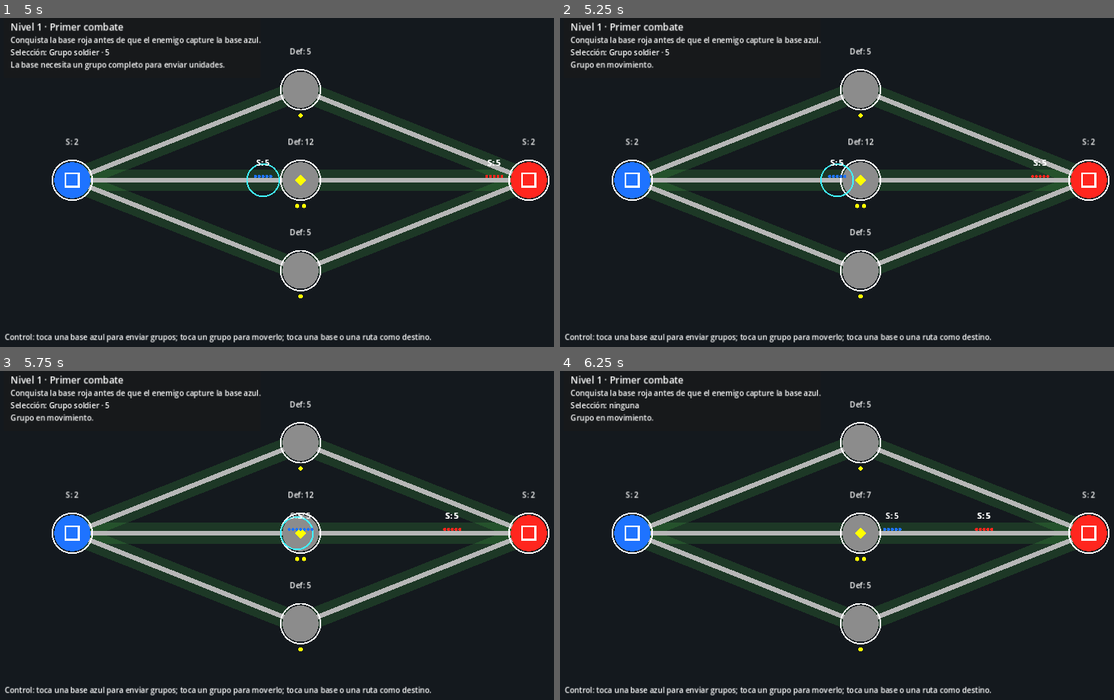
Above: before the commit, frames 1-4 (two rows, left to right).
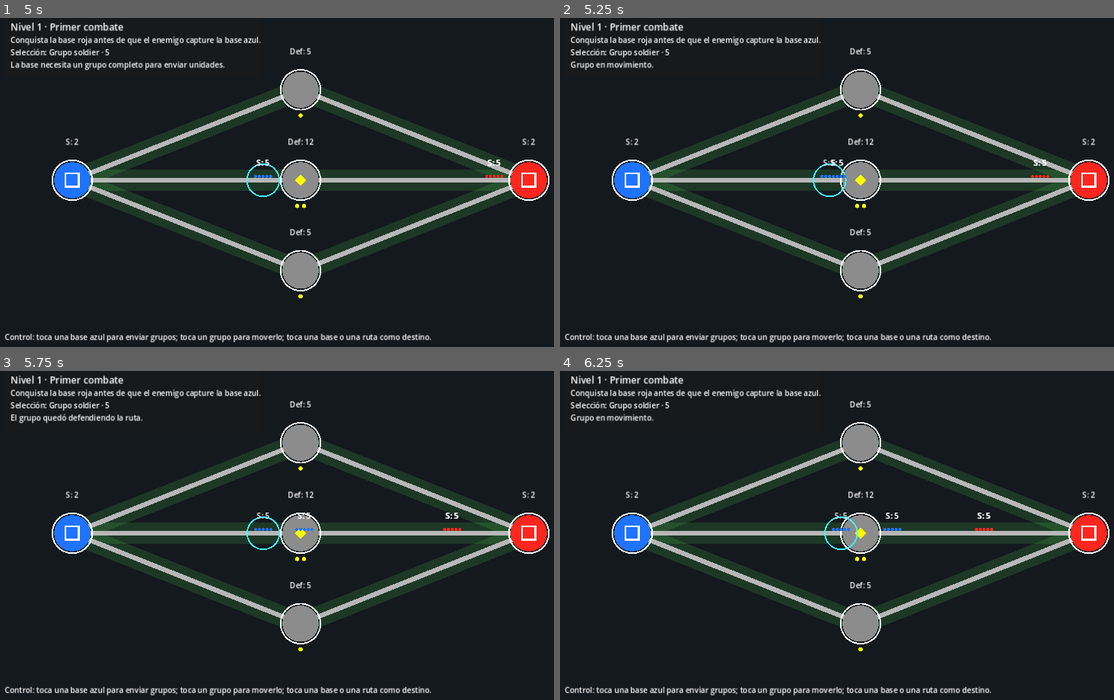
Above: after the commit, the same moments.

Repository: jeffer91/juego
Game: Godot game, scene res://scenes/main/MainGame.tscn
The game is run twice, just before and just after one commit, with the same random seed, the same clock (stepped at 60 frames per second) and the same inputs.
Inputs (mouse positions are in pixels of both pictures, inside the frame that each line leads up to):
- Up to frame 1 (5 s): tap Enter at 0.5, 2, 3.5 s; move the mouse to (72, 179) at 0.52 s; click (72, 179) at 0.67 s; tap Space at 1.25, 2.75 s; move the mouse to (526, 179) at 1.27 s; click (526, 179) at 1.42 s; move the mouse to (299, 90) at 2.02 s; click (299, 90) at 2.17 s; move the mouse to (299, 179) at 2.77 s; click (299, 179) at 2.92 s; move the mouse to (299, 271) at 3.52 s; click (299, 271) at 3.67 s; move the mouse to (221, 179) at 4.27 s; click (221, 179) at 4.42 s
- Up to frame 2 (5.25 s): tap Space at 5 s; move the mouse to (820, 179) at 5.02 s; click (820, 179) at 5.17 s
- Up to frame 3 (5.75 s): no input
- Up to frame 4 (6.25 s): move the mouse to (864, 532) at 5.77 s; click (864, 532) at 5.92 s

Frame 1 is identical in both runs. In frame 2, 0.2% of the frame differs, in the area x 45-54%, y 43-55%; in frame 3, 0.5%, in the area x 1-57%, y 12-55%; in frame 4, 0.3%.

Commit message:
Corregir rutas desde puntos intermedios

Diff:
--- a/scripts/movement/RouteManager.gd
+++ b/scripts/movement/RouteManager.gd
@@ -95,23 +95,10 @@
 	return point.distance_to(get_closest_point_on_route(point)) <= tolerance
 
 func get_closest_point_on_route(point: Vector2) -> Vector2:
-	var best_point := Vector2.ZERO
-	var best_distance := INF
-
-	for segment_value in get_segment_positions():
-		var segment: Dictionary = segment_value
-		var candidate := get_closest_point_on_segment(
-			point,
-			segment["from_position"],
-			segment["to_position"]
-		)
-		var distance := point.distance_to(candidate)
-
-		if distance < best_distance:
-			best_distance = distance
-			best_point = candidate
-
-	return best_point
+	var segment_info := _get_closest_segment_info(point)
+	if segment_info.is_empty():
+		return Vector2.ZERO
+	return segment_info.get("projection", Vector2.ZERO)
 
 func get_closest_point_on_segment(point: Vector2, segment_start: Vector2, segment_end: Vector2) -> Vector2:
 	var segment_vector := segment_end - segment_start
@@ -138,31 +125,107 @@
 	return best_id
 
 func build_graph_path(start_position: Vector2, raw_destination: Vector2) -> Array:
-	var result: Array = []
-	if route_points.is_empty():
+	if route_points.is_empty() or route_segments.is_empty():
 		return [start_position, raw_destination]
 
-	var valid_destination := get_closest_point_on_route(raw_destination)
-	var start_point_id := get_nearest_point_id(start_position)
-	var destination_point_id := get_nearest_point_id(valid_destination)
-
-	result.append(start_position)
-
-	if point_numeric_ids.has(start_point_id) and point_numeric_ids.has(destination_point_id):
-		var id_path := astar.get_id_path(
-			int(point_numeric_ids[start_point_id]),
-			int(point_numeric_ids[destination_point_id])
+	var start_info := _get_closest_segment_info(start_position)
+	var destination_info := _get_closest_segment_info(raw_destination)
+	if start_info.is_empty() or destination_info.is_empty():
+		return []
+
+	var start_projection: Vector2 = start_info.get("projection", start_position)
+	var destination_projection: Vector2 = destination_info.get("projection", raw_destination)
+	var candidates: Array = []
+
+	# Si ambos puntos están en el mismo tramo, el recorrido directo es válido y evita
+	# que una unidad retroceda hasta un nodo para después volver por la misma ruta.
+	if str(start_info.get("id", "")) == str(destination_info.get("id", "")):
+		var direct_path: Array = []
+		_append_unique_point(direct_path, start_position)
+		_append_unique_point(direct_path, start_projection)
+		_append_unique_point(direct_path, destination_projection)
+		candidates.append(direct_path)
+
+	var start_endpoints: Array = [
+		{"id": str(start_info.get("from", "")), "position": start_info.get("from_position", Vector2.ZERO)},
+		{"id": str(start_info.get("to", "")), "position": start_info.get("to_position", Vector2.ZERO)}
+	]
+	var destination_endpoints: Array = [
+		{"id": str(destination_info.get("from", "")), "position": destination_info.get("from_position", Vector2.ZERO)},
+		{"id": str(destination_info.get("to", "")), "position": destination_info.get("to_position", Vector2.ZERO)}
+	]
+
+	# Se prueban las cuatro combinaciones de extremos y se conserva la ruta más corta.
+	# Así, una unidad que ya está en medio de un tramo nunca toma un desvío innecesario.
+	for start_endpoint_value in start_endpoints:
+		var start_endpoint: Dictionary = start_endpoint_value
+		var start_id := str(start_endpoint.get("id", ""))
+		if not point_numeric_ids.has(start_id):
+			continue
+
+		for destination_endpoint_value in destination_endpoints:
+			var destination_endpoint: Dictionary = destination_endpoint_value
+			var destination_id := str(destination_endpoint.get("id", ""))
+			if not point_numeric_ids.has(destination_id):
+				continue
+
+			var id_path: PackedInt64Array = astar.get_id_path(
+				int(point_numeric_ids[start_id]),
+				int(point_numeric_ids[destination_id])
+			)
+			if id_path.is_empty():
+				continue
+
+			var candidate: Array = []
+			_append_unique_point(candidate, start_position)
+			_append_unique_point(candidate, start_projection)
+			for numeric_id in id_path:
+				_append_unique_point(candidate, astar.get_point_position(int(numeric_id)))
+			_append_unique_point(candidate, destination_projection)
+			candidates.append(candidate)
+
+	var best_path: Array = []
+	var best_length := INF
+	for candidate_value in candidates:
+		var candidate: Array = candidate_value
+		var candidate_length := _get_path_length(candidate)
+		if candidate_length < best_length:
+			best_length = candidate_length
+			best_path = candidate
+
+	return best_path
+
+func _get_closest_segment_info(point: Vector2) -> Dictionary:
+	var best_segment: Dictionary = {}
+	var best_distance := INF
+
+	for segment_value in get_segment_positions():
+		var segment: Dictionary = segment_value
+		var projection := get_closest_point_on_segment(
+			point,
+			segment["from_position"],
+			segment["to_position"]
 		)
-
-		for numeric_id in id_path:
-			var route_position := astar.get_point_position(int(numeric_id))
-			if result[-1].distance_to(route_position) > 1.0:
-				result.append(route_position)
-
-	if result[-1].distance_to(valid_destination) > 1.0:
-		result.append(valid_destination)
-
-	return result
+		var distance := point.distance_to(projection)
+		if distance < best_distance:
+			best_distance = distance
+			best_segment = segment.duplicate(true)
+			best_segment["projection"] = projection
+			best_segment["distance"] = distance
+
+	return best_segment
+
+func _append_unique_point(path: Array, point: Vector2) -> void:
+	if path.is_empty() or (path[-1] as Vector2).distance_to(point) > 1.0:
+		path.append(point)
+
+func _get_path_length(path: Array) -> float:
+	var total := 0.0
+	for index in range(1, path.size()):
+		var previous: Vector2 = path[index - 1]
+		var current: Vector2 = path[index]
+		total += previous.distance_to(current)
+	return total
 
 func _build_graph() -> void:
 	astar.clear()
